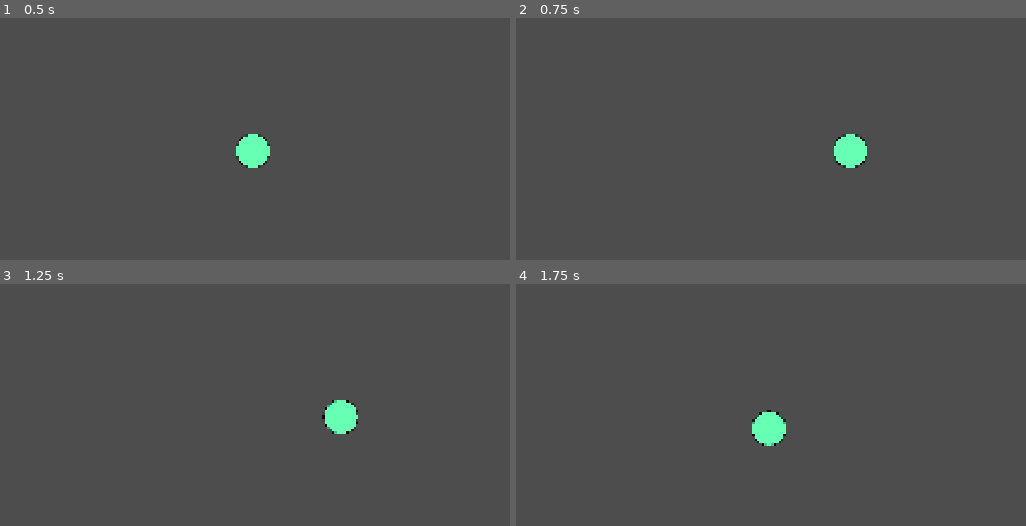
Above: before the commit, frames 1-4 (two rows, left to right).
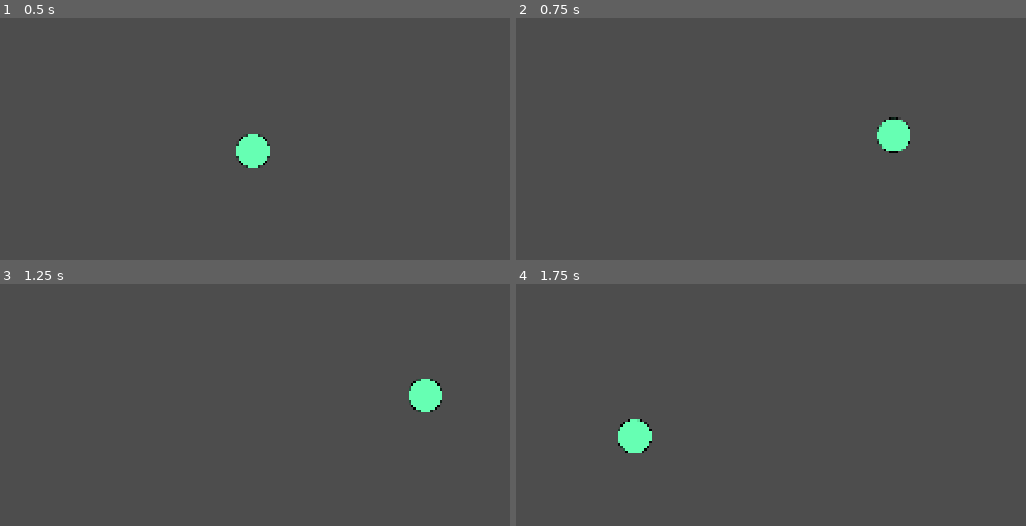
Above: after the commit, the same moments.

Repository: onebobtwobobredbobbluebob/dot-dodge-game
Game: Godot game, scene res://world/world.tscn
Same seed, same stepped clock (60 frames per second), same inputs: the game is played once before the commit and once after it.
Inputs (mouse positions are in pixels of both pictures, inside the frame that each line leads up to):
- Up to frame 1 (0.5 s): no input
- Up to frame 2 (0.75 s): tap Enter at 0.5 s; move the mouse to (944, 129) at 0.52 s; hold Right from 0.53 s (still down); tap Alt at 0.6 s; click (944, 129) at 0.67 s
- Up to frame 3 (1.25 s): keep holding Right
- Up to frame 4 (1.75 s): move the mouse to (607, 438) at 1.27 s; release Right at 1.28 s; hold Down from 1.28 s (still down); tap Shift at 1.35 s; click (607, 438) at 1.42 s

Frame 1 is identical in both runs. In frame 2, 1.5% of the frame differs, in the area x 62-78%, y 40-62%; in frame 3, 1.5%; in frame 4, 1.6%, in the area x 20-53%, y 52-70%.

Commit message:
dot is working kinda

Diff:
--- a/player/character_body_2d.gd
+++ b/player/character_body_2d.gd
@@ -1,13 +1,17 @@
 extends CharacterBody2D
 
 func _process(delta: float) -> void:
-	position.y = lerp(position.y, get_local_mouse_position().y, 1 - pow(0.005, delta))
-	position.x = lerp(position.x, get_local_mouse_position().x, 1 - pow(0.005, delta))
-	if position.y < 0:
-		position.y = 0
-	if position.y > GameState.CENTER.y * 2:
-		position.y = GameState.CENTER.y * 2
-	if position.x < 0:
-		position.x = 0
-	if position.x > GameState.CENTER.x * 2:
-		position.x = GameState.CENTER.x * 2
+	var x = get_global_mouse_position().x
+	var y = get_global_mouse_position().y
+	position.x = lerp(position.x, x, 1 - pow(0.005, delta))
+	position.y = lerp(position.y, y, 1 - pow(0.005, delta))
+	#position.x = x
+	#position.y = y
+	if position.y < -GameState.CENTER.y:
+		position.y = -GameState.CENTER.y
+	if position.y > GameState.CENTER.y:
+		position.y = GameState.CENTER.y
+	if position.x < -GameState.CENTER.x:
+		position.x = -GameState.CENTER.x
+	if position.x > GameState.CENTER.x:
+		position.x = GameState.CENTER.x
